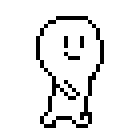
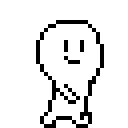
Before/after of a 128 × 128 layered artwork. What changed in the layer stack:
painted on "レイヤー 2" over [36, 16, 104, 104]
